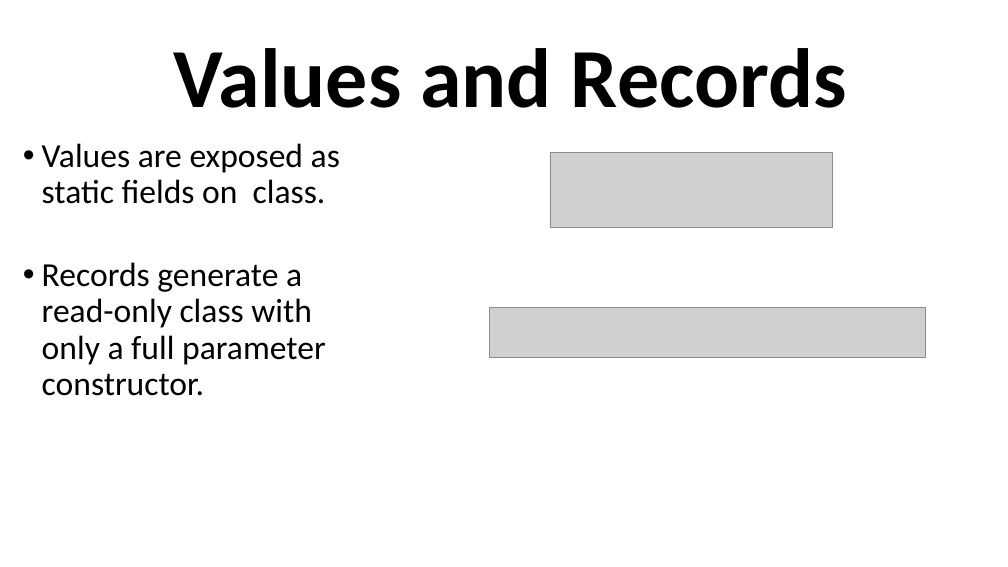
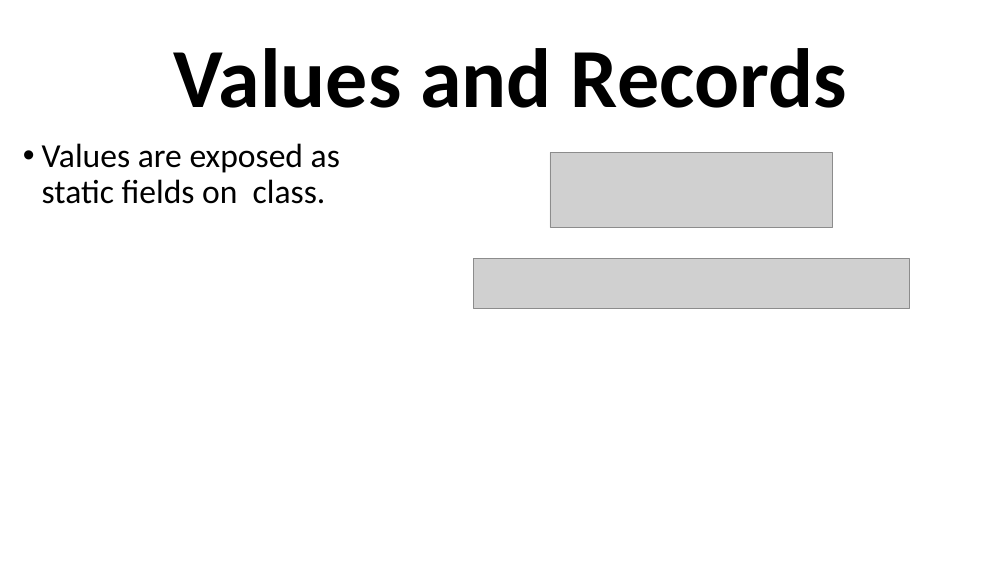
Before and after one commit to grab-a-byte/DotnetInterop, a slide deck: slide 12 of DotnetInteropSlides.pptx (slide 10 before the commit). Drawn at 1008x567 pixels with LibreOffice and Linux fonts; fonts in the diff are those of the drawing; grey boxes stand for pictures. Boxes give left, top, right and bottom in pixels: in the first picture for what was removed or moved away, otherwise in the second. Text is boxed around its words. In the diff, an @@ line names an element or a change of style, - is before the commit and + after.

```diff
--- a/DotnetInteropSlides.pptx
+++ b/DotnetInteropSlides.pptx
@@ text at (42,262,326,396): paragraph removed @@
-    • Records generate a read-only class with only a full parameter constructor.
@@ picture: place and size @@
-picture at (489,307,926,357)
+picture at (473,259,910,309)
```
Also in this commit, not shown: 5 other slides changed, 4 slides added.
